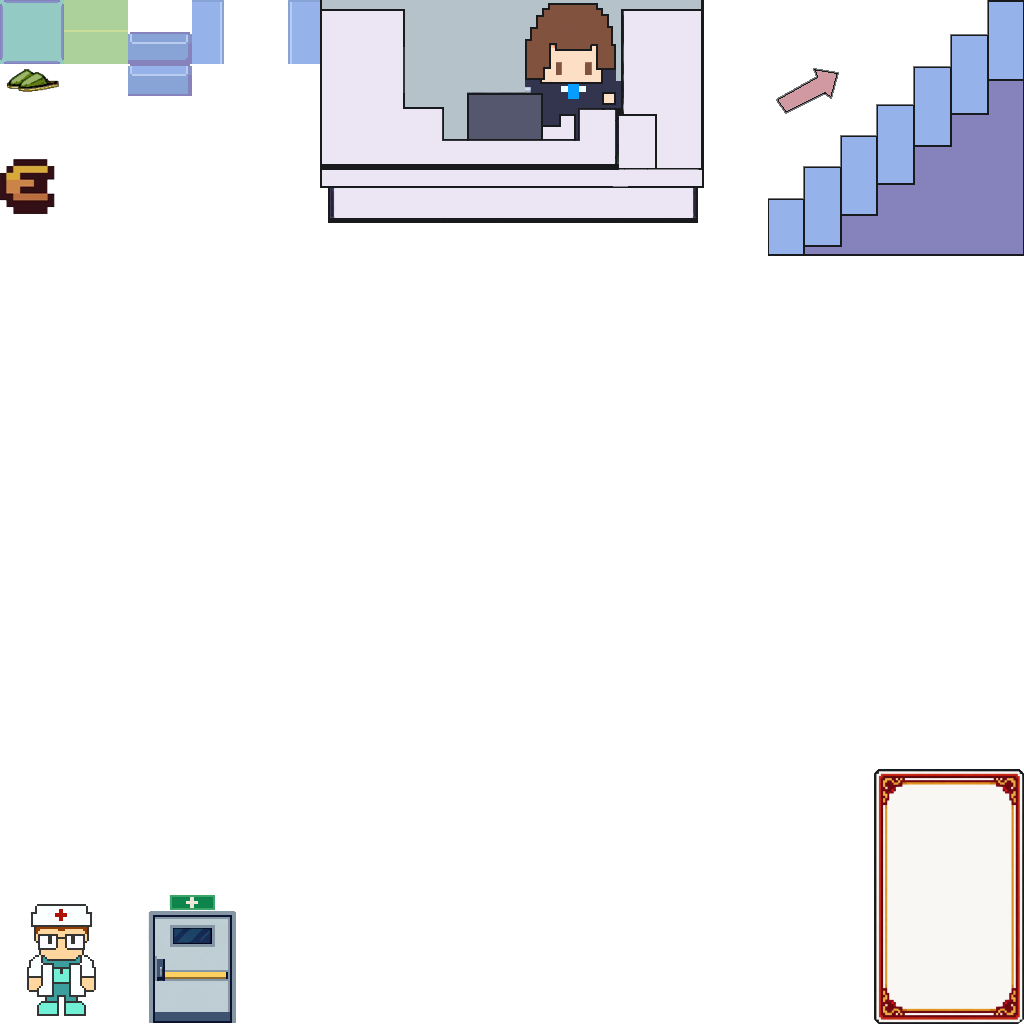
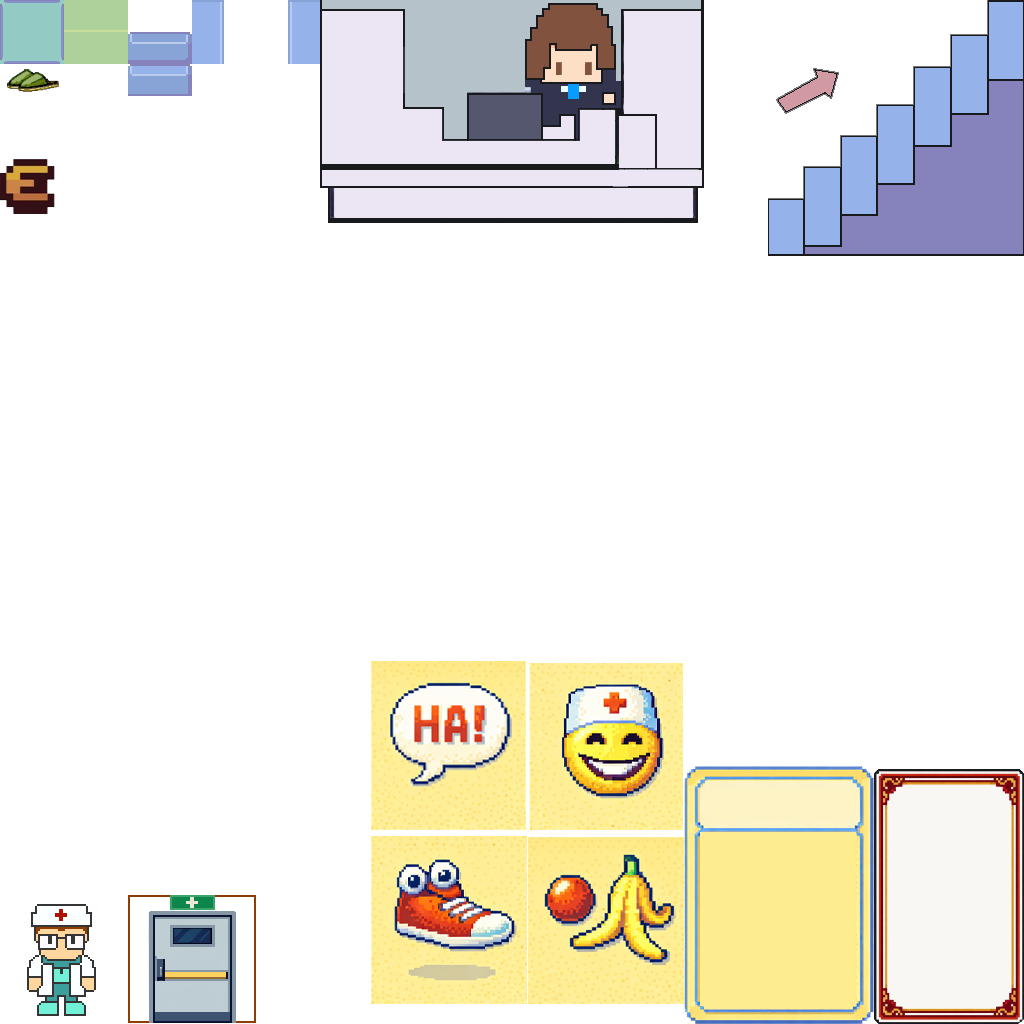
Layers edited between the first and the second 1024px x 1024px image:
renamed "Слой 7" to "border", showed it over box(128, 895, 256, 1023)
added layer "Absourd" above "Ironic" over box(371, 836, 527, 1004)
added layer "Ironic" above "Verbal" over box(529, 663, 683, 830)
added layer "Verbal" above "Clown" over box(371, 661, 526, 830)
added layer "Clown" above "Card" over box(528, 837, 684, 1004)
added layer "Card" above "Stairs" over box(684, 766, 874, 1024)
